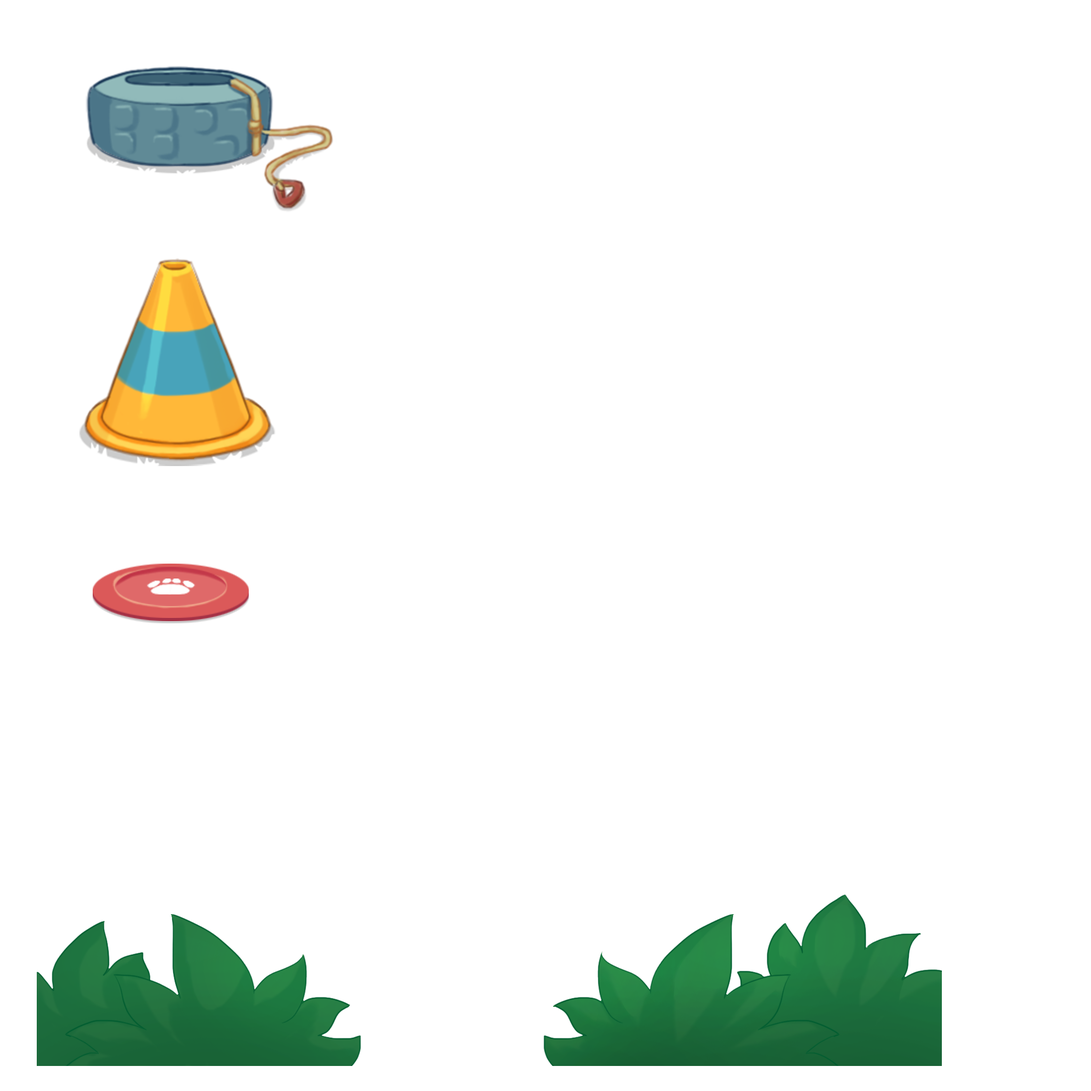
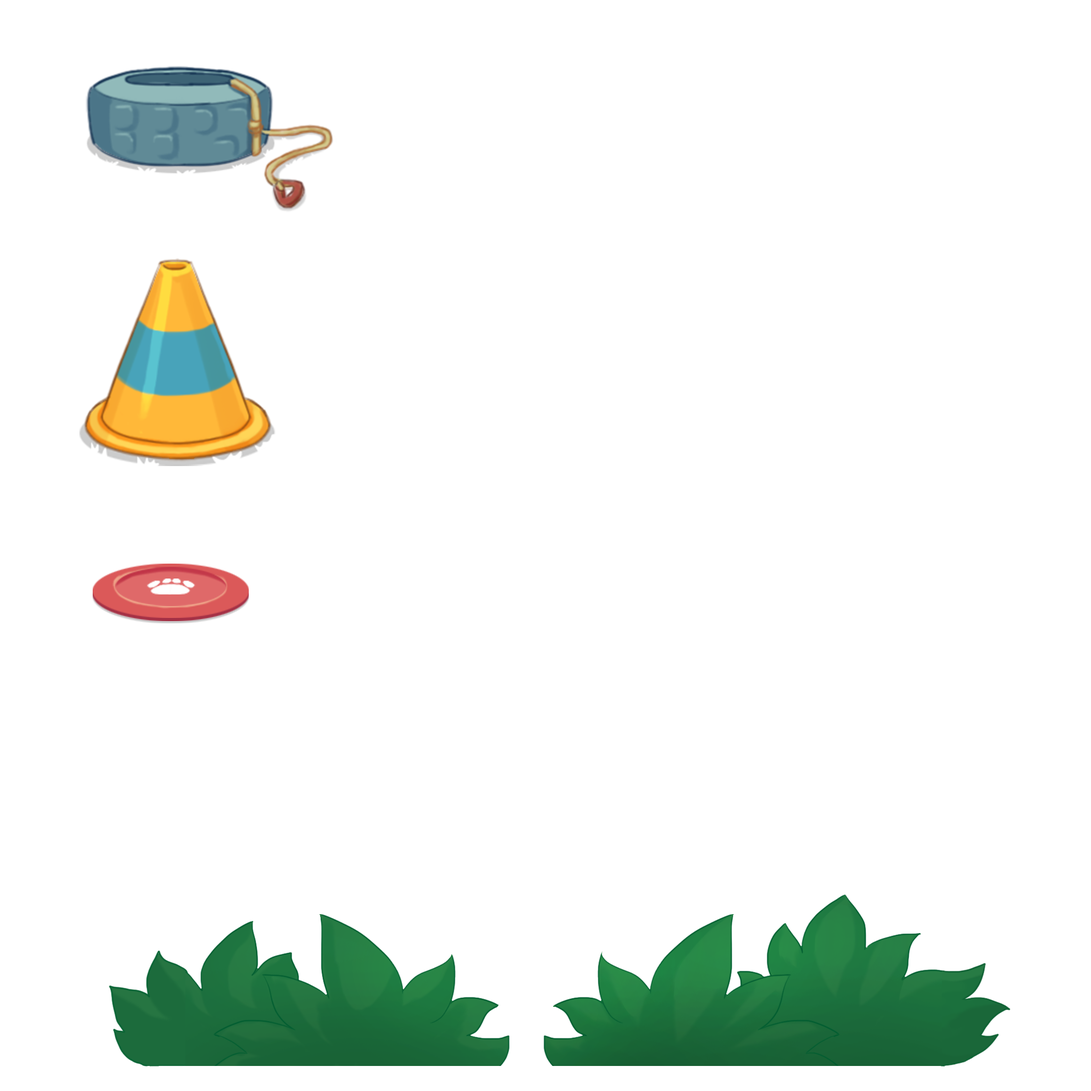
Revision of a layered 1091px x 1091px image; what changed, layer by layer:
renamed "Layer 3 copy" to "Layer 4", painted on it over left=36, top=914, right=1012, bottom=1068
